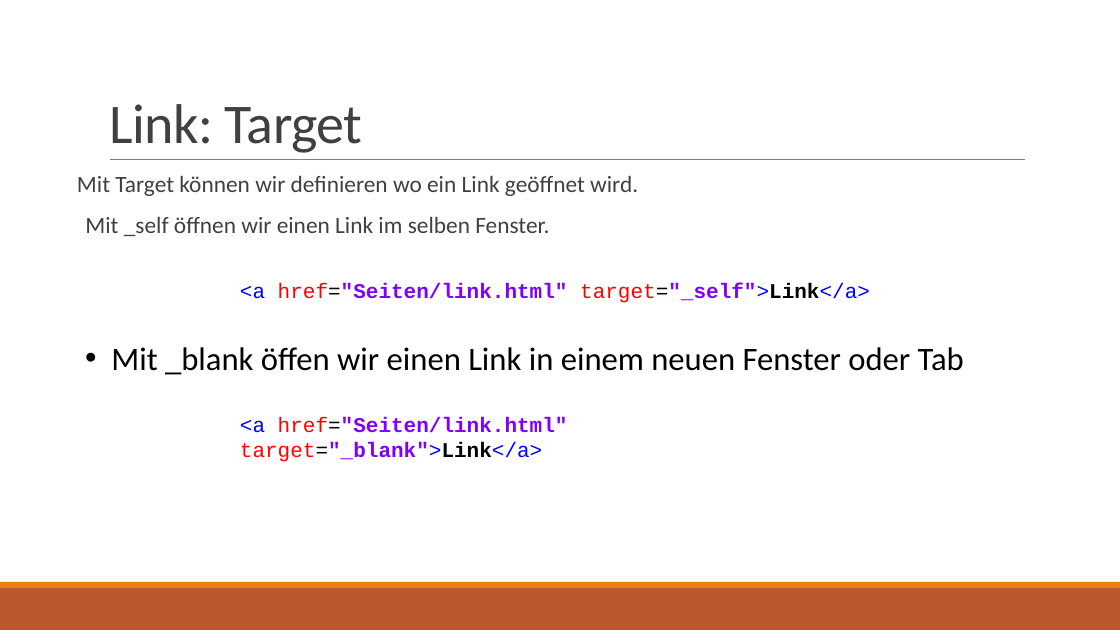
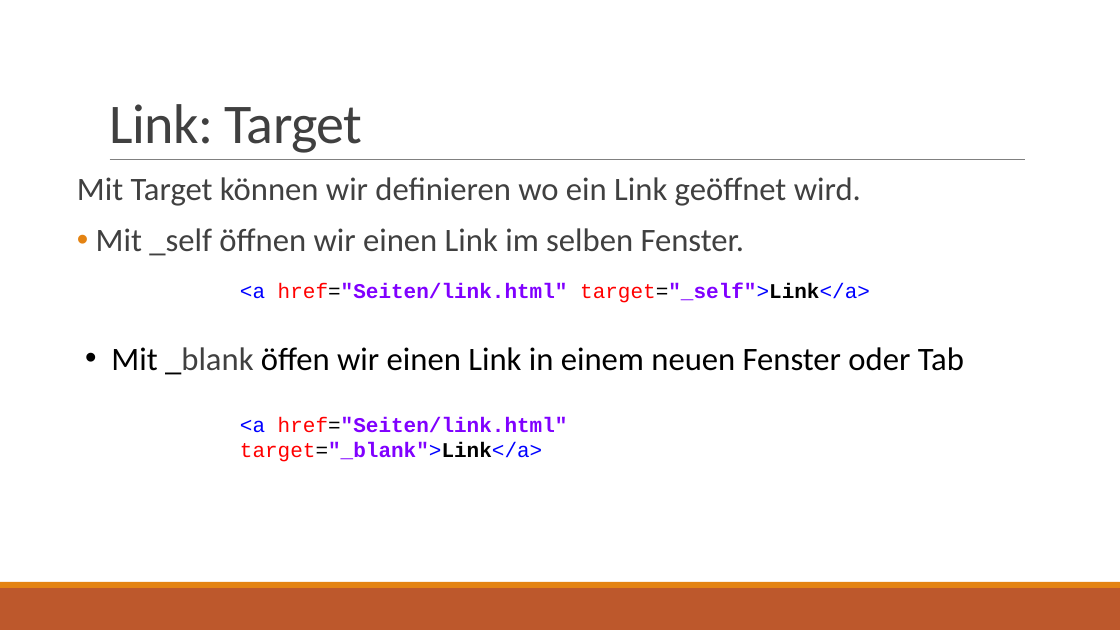
Before and after one commit to JOPA-WIT/web_seminar, a slide deck: slide 32 of Präsentationen/HTML.pptx. Drawn at 1120x630 pixels with LibreOffice and Linux fonts; fonts in the diff are those of the drawing. Boxes give left, top, right and bottom in pixels: in the first picture for what was removed or moved away, otherwise in the second. Text is boxed around its words. In the diff, an @@ line names an element or a change of style, - is before the commit and + after.

```diff
--- a/Präsentationen/HTML.pptx
+++ b/Präsentationen/HTML.pptx
@@ text "Mit Target können wir definieren ..." at (77,177,861,256): size 20 to 28 pt; bullet   to • @@
@@ text "Mit _blank öffen wir einen ..." at (111,347,964,375): text colour #000000 to #404040 in "_blank" @@
```
Also in this commit, not shown: 19 other slides changed, 1 slide added, 1 slide removed, 1 other file.
